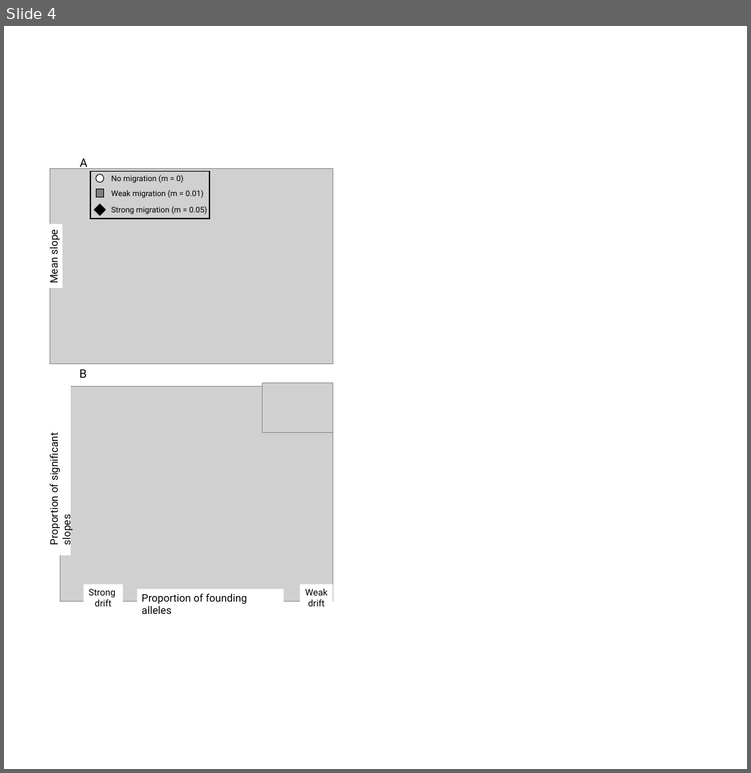
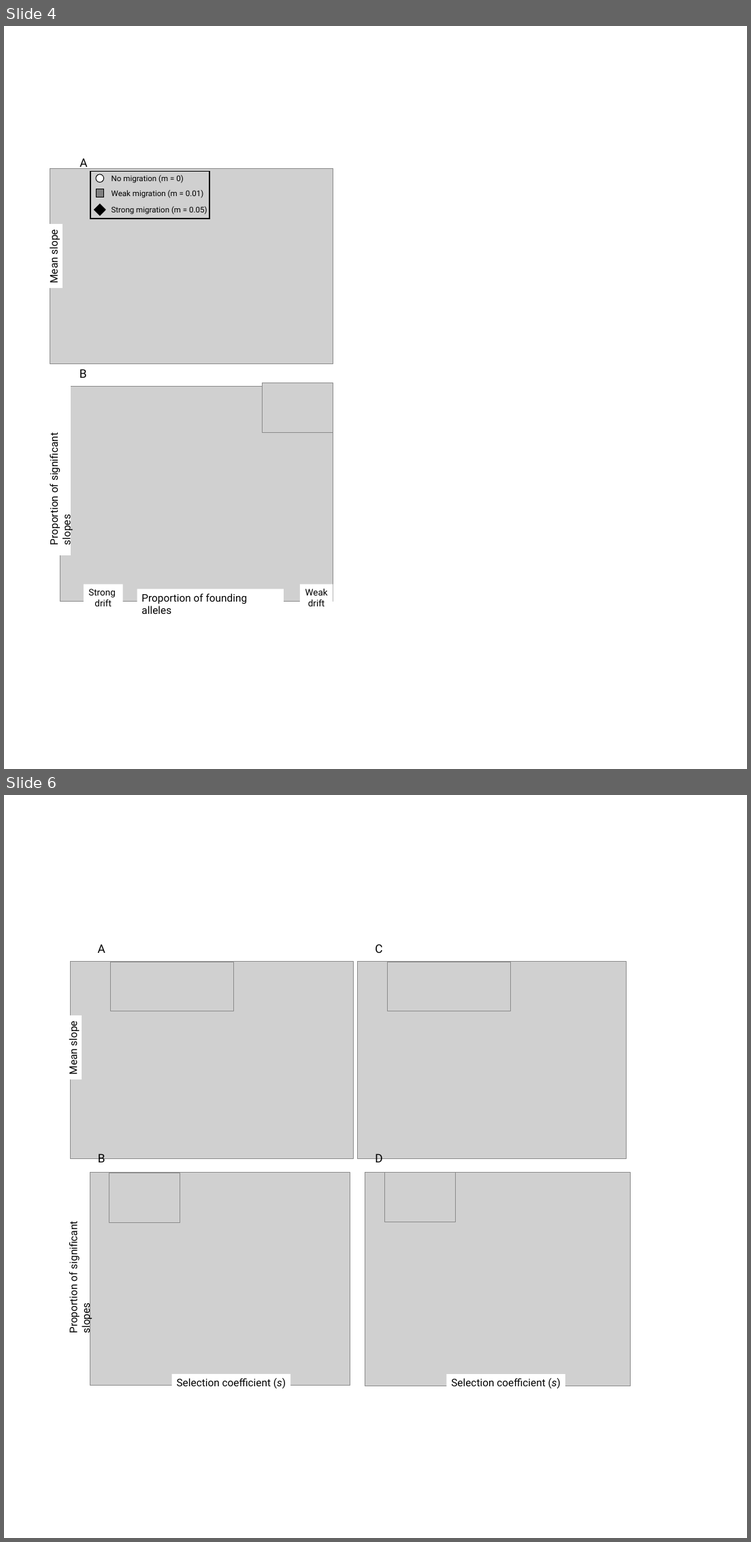
Before and after one commit to James-S-Santangelo/Simulating-Evolutionary-Clines-SEC-, a slide deck: SEC_Manuscript-Figures.pptx. Shown one above the other, each under a label of ours: slide 4 before the commit, slides 4 and 6 after it; the slides between them are not shown. The pictures are 751x773 and 751x1542 pixels, drawn with LibreOffice and Linux fonts; fonts in the diff are those of the drawing; grey boxes stand for pictures. Boxes give left, top, right and bottom in pixels: in the first picture for what was removed or moved away, otherwise in the second. Text is boxed around its words. In the diff, an @@ line names an element or a change of style, - is before the commit and + after.

```diff
--- a/SEC_Manuscript-Figures.pptx
+++ b/SEC_Manuscript-Figures.pptx
@@ slide 6 added at [4,795,747,1538], background #FFFFFF @@
@@ group added at [59,944,630,1391]: 8 pictures, 5 rectangles, 4 texts @@
+Proportion of significant slopes
+Mean slope
+Selection coefficient (s)
+Selection coefficient (s)
+A
+D
+C
+B
```
Also in this commit, not shown: 1 slide changed, 2 other slides added, 1 slide removed, 2 other files.
